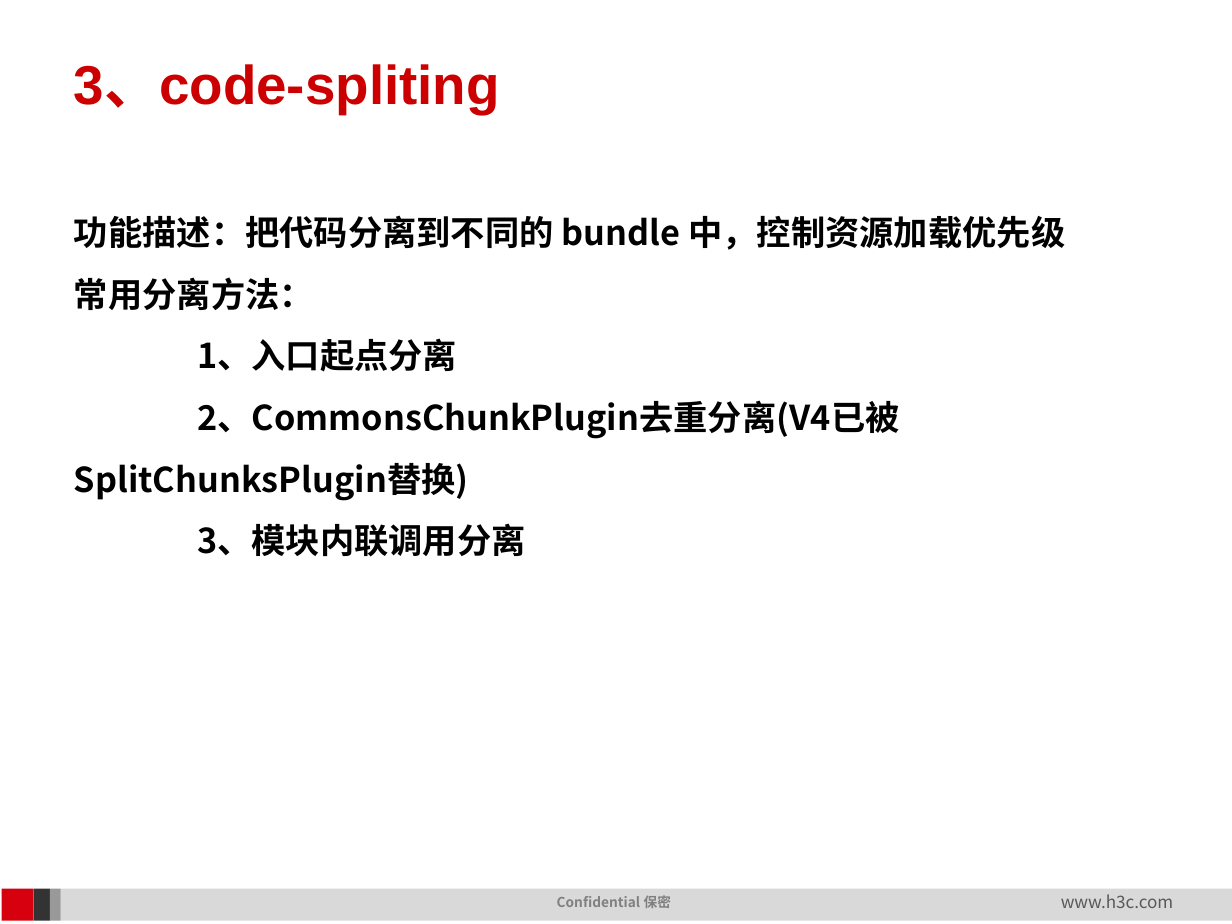
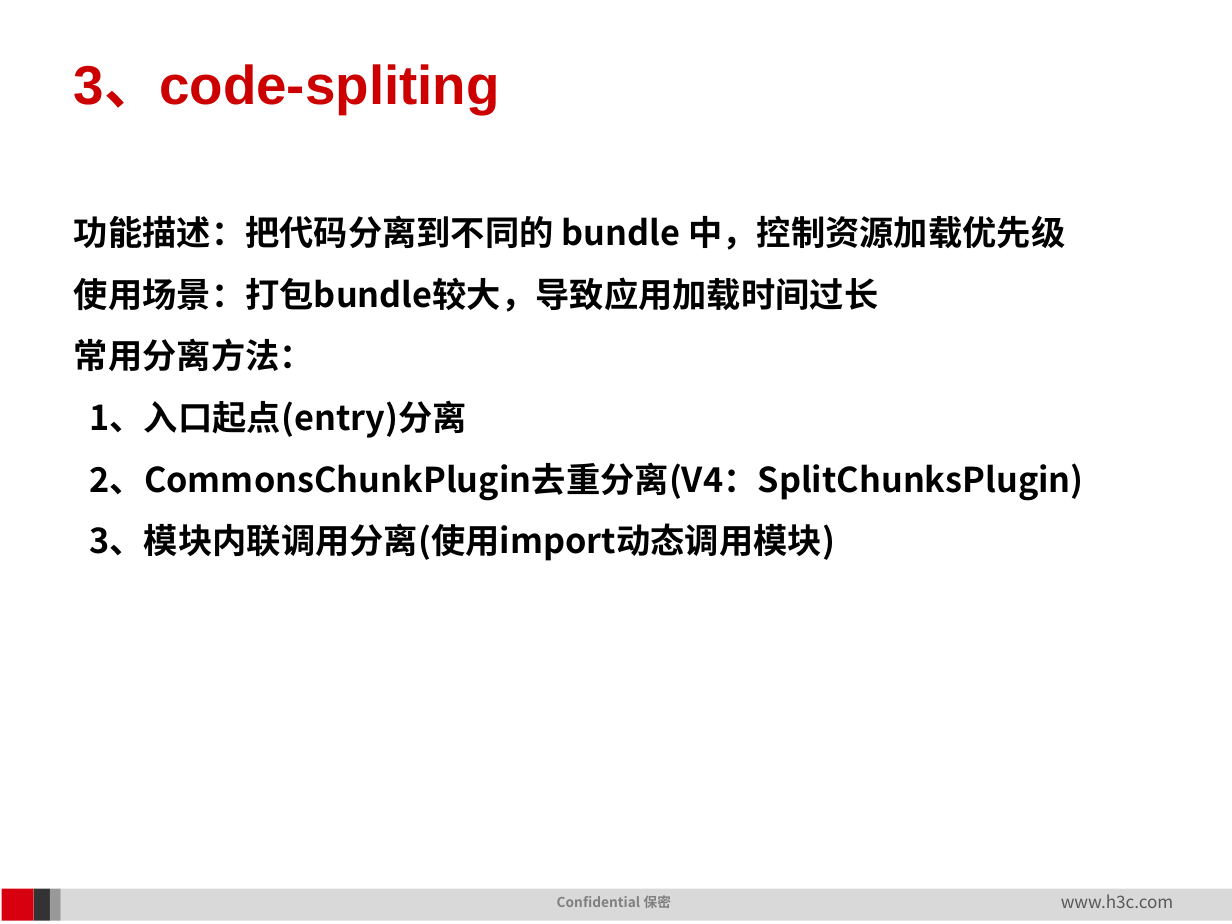
Before and after one commit to leez-bot/FE-Study, a slide deck: slide 21 of notes/webpack/webpack高级配置.pptx. Drawn at 1232x924 pixels with LibreOffice and Linux fonts; fonts in the diff are those of the drawing; background and template pictures are left out. Boxes give left, top, right and bottom in pixels: in the first picture for what was removed or moved away, otherwise in the second. Text is boxed around its words. In the diff, an @@ line names an element or a change of style, - is before the commit and + after.

```diff
--- a/notes/webpack/webpack高级配置.pptx
+++ b/notes/webpack/webpack高级配置.pptx
@@ text at (74,277,878,312): paragraph added @@
+使用场景：打包bundle较大，导致应用加载时间过长
@@ text at (89,400,1083,561): text changed @@
-1、入口起点分离
-2、CommonsChunkPlugin去重分离(V4已被 SplitChunksPlugin替换)
-3、模块内联调用分离
+1、入口起点(entry)分离
+2、CommonsChunkPlugin去重分离(V4：SplitChunksPlugin)
+3、模块内联调用分离(使用import动态调用模块)
```
Also in this commit, not shown: 10 other slides changed, 2 slides added, 11 other files.
